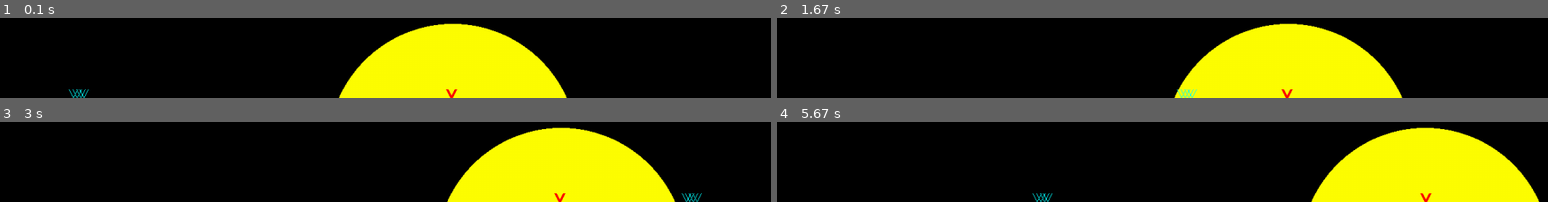
Above: before the commit, frames 1-4 (two rows, left to right).
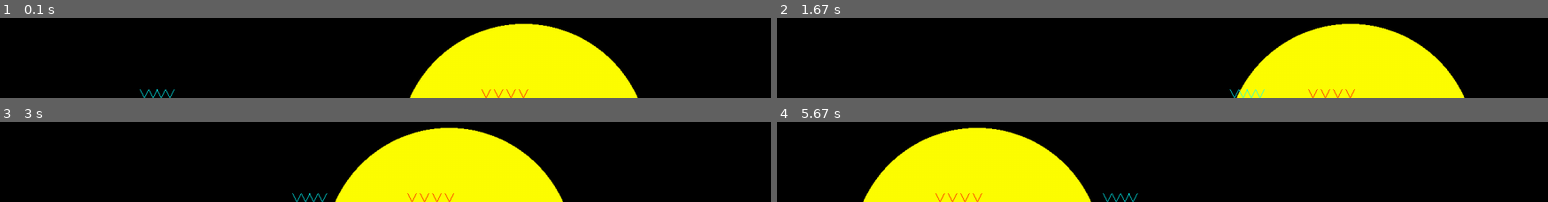
Above: after the commit, the same moments.

Repository: Archanciel/Learning_Pygame
Game: pygame game, started from bouncing_ball_imperfect_collide/bouncing_physics.py
Same seed, same stepped clock (60 frames per second), same inputs: the game is played once before the commit and once after it.
Inputs:
- Up to frame 1 (0.1 s): no input
- Up to frame 2 (1.67 s): no input
- Up to frame 3 (3 s): no input
- Up to frame 4 (5.67 s): no input

The runs differ from the first frame. In frame 1, 18% of the frame differs, in the area x 8-83%, y 6-100%; in frame 2, 15%; in frame 3, 26%; in frame 4, 40%, in the area x 11-99%, y 6-100%.

Commit message:
bouncing physically in progress

Diff:
--- a/bouncing_ball_imperfect_collide/ball_no_sprite_explore.py
+++ b/bouncing_ball_imperfect_collide/ball_no_sprite_explore.py
@@ -7,7 +7,7 @@
 
 class Ball():
 	def __init__(self,
-				 screen,
+				 game,
 				 allBalls,
 				 color,
 				 bouncePointColor,
@@ -17,7 +17,8 @@
 				 speed,
 				 angle=45):
 		super().__init__()
-		self.screen = screen
+		self.game = game
+		self.screen = game.screen
 		self.allBalls = allBalls
 		self.color = color
 		self.bouncePointColor = bouncePointColor
@@ -30,7 +31,7 @@
 		self.ballCenterFloat = self.rect.center
 
 		self.speed = speed
-		self.angleRad = math.radians(angle)
+		self.angleRadian = math.radians(angle)
 
 		# Position related instance variables
 		self.font = pg.font.Font(None, 32)
@@ -59,8 +60,8 @@
 		self.bounceMarkDirection = None
 
 	def update(self):
-		deltaX = self.speed * math.cos(self.angleRad)
-		deltaY = self.speed * math.sin(self.angleRad)
+		deltaX = self.speed * math.cos(self.angleRadian)
+		deltaY = self.speed * math.sin(self.angleRadian)
 
 		# minus deltaY since the y coordinate of screen top is 0 !
 		self.ballCenterFloat = (self.ballCenterFloat[0] + deltaX, self.ballCenterFloat[1] - deltaY)
@@ -69,11 +70,11 @@
 		hit_bounds = False
 
 		if self.rect.right >= self.screen.get_width():
-			self.angleRad = math.pi - self.angleRad
-			if self.angleRad > 2 * math.pi:
-				# if not done, angleRad continue to increase, which corrupts the display of ball
+			self.angleRadian = math.pi - self.angleRadian
+			if self.angleRadian > 2 * math.pi:
+				# if not done, angleRadian continue to increase, which corrupts the display of ball
 				# angle in degree
-				self.angleRad = self.angleRad - (2 * math.pi)
+				self.angleRadian = self.angleRadian - (2 * math.pi)
 			hit_bounds = True
 
 			# storing bounce location coordinates
@@ -82,11 +83,11 @@
 			self.bounceMarkDirection = BOUNCE_ARROW_RIGHT
 
 		if self.rect.left <= 0:
-			self.angleRad = math.pi - self.angleRad
-			if self.angleRad > 2 * math.pi:
-				# if not done, angleRad continue to increase, which corrupts the display of ball
+			self.angleRadian = math.pi - self.angleRadian
+			if self.angleRadian > 2 * math.pi:
+				# if not done, angleRadian continue to increase, which corrupts the display of ball
 				# angle in degree
-				self.angleRad = self.angleRad - (2 * math.pi)
+				self.angleRadian = self.angleRadian - (2 * math.pi)
 			hit_bounds = True
 
 			# storing bounce location coordinates
@@ -95,7 +96,7 @@
 			self.bounceMarkDirection = BOUNCE_ARROW_LEFT
 
 		if self.rect.top <= 0:
-			self.angleRad = -self.angleRad
+			self.angleRadian = -self.angleRadian
 			hit_bounds = True
 
 			# storing bounce location coordinates
@@ -104,7 +105,7 @@
 			self.bounceMarkDirection = BOUNCE_ARROW_TOP
 
 		if self.rect.bottom >= self.screen.get_height():
-			self.angleRad = -self.angleRad
+			self.angleRadian = -self.angleRadian
 			hit_bounds = True
 
 			# storing bounce location coordinates
@@ -114,12 +115,33 @@
 
 		for ball in self.allBalls:
 			if not hit_bounds and not ball is self and self.collideBall(ball):
-				self.angleRad = self.angleRad - math.pi
-				if self.angleRad < (-2 * math.pi):
-					# if not done, angleRad continue to increase, which corrupts the display of ball
+				self.angleRadian = self.computeCollideAngleOpposite()
+				#self.angleRadian = self.computeCollideAnglePhysic2(ball)
+				if self.angleRadian < (-2 * math.pi):
+					# if not done, angleRadian continue to increase, which corrupts the display of ball
 					# angle in degree
-					self.angleRad = self.angleRad + (2 * math.pi)
+					self.angleRadian = self.angleRadian + (2 * math.pi)
+				if PAUSE_ON_COLLIDE:
+					self.game.pause = True
 				break
+
+	def computeCollideAngleOpposite(self):
+		return self.angleRadian - math.pi
+
+	def computeCollideAnglePhysic(self, collideBall):
+		x = collideBall.ballCenterFloat[0] - self.ballCenterFloat[0]
+		y = - collideBall.ballCenterFloat[1] + collideBall.ballCenterFloat[1]
+		tangentAngleRadian = math.acos(x / math.sqrt((x * x) + (y * y)))
+		epsilon = 2 * math.pi - self.angleRadian
+
+		return (2 * tangentAngleRadian) + epsilon
+
+	def computeCollideAnglePhysic2(self, collideBall):
+		x = collideBall.ballCenterFloat[0] - self.ballCenterFloat[0]
+		y = - collideBall.ballCenterFloat[1] + collideBall.ballCenterFloat[1]
+		tangentAngleRadian = math.acos(x / math.sqrt((x * x) + (y * y)))
+
+		return (2 * tangentAngleRadian) - self.angleRadian
 
 	def collideBall(self, ball):
 		xDiff = (self.rect.centerx - ball.rect.centerx)
@@ -237,11 +259,11 @@
 		textLines[0] = 'x: ' + str(xValue) + ' ' + ('+' if ballDirectionMoveRight else '-')
 		textLines[1] = 'y: ' + str(yValue) + ' ' + ('+' if ballDirectionMoveDown else '-')
 
-		if (self.angleRad < 0):
+		if (self.angleRadian < 0):
 			# negative degrees are nonsensical !
-			angleDegree = round(math.degrees(2 * math.pi + self.angleRad))
+			angleDegree = round(math.degrees(2 * math.pi + self.angleRadian))
 		else:
-			angleDegree = round(math.degrees(self.angleRad))
+			angleDegree = round(math.degrees(self.angleRadian))
 
 		textLines[2] = 'angle: ' + str(angleDegree)
 
--- a/bouncing_ball_imperfect_collide/bouncing_physics.py
+++ b/bouncing_ball_imperfect_collide/bouncing_physics.py
@@ -67,17 +67,17 @@
 		if firstBall:
 
 			if os.name == 'posix':
-				ball = Ball(screen=self.screen,
+				ball = Ball(game=self,
 							allBalls=self.allBalls,
 							color=YELLOW,
 							bouncePointColor=RED,
 							radius=200,
 							startX=550,
 							startY=600,
-							speed=1,
+							speed=20,
 							angle=1)
 			else:
-				ball = Ball(screen=self.screen,
+				ball = Ball(game=self,
 							allBalls=self.allBalls,
 							color=YELLOW,
 							bouncePointColor=RED,
@@ -93,17 +93,17 @@
 
 		if secondBall:
 			if os.name == 'posix':
-				ball = Ball(screen=self.screen,
+				ball = Ball(game=self,
 							allBalls=self.allBalls,
 							color=GREEN,
 							bouncePointColor=CYAN,
-							radius=30,
+							radius=120,
 							startX=100,
 							startY=1700,
-							speed=8,
-							angle=45)
+							speed=15,
+							angle=25)
 			else:
-				ball = Ball(screen=self.screen,
+				ball = Ball(game=self,
 							allBalls=self.allBalls,
 							color=GREEN,
 							bouncePointColor=CYAN,
--- a/bouncing_ball_imperfect_collide/settings.py
+++ b/bouncing_ball_imperfect_collide/settings.py
@@ -25,6 +25,7 @@
 MAX_BOUNCE_TRAJECTS = 4
 
 DRAW_BOUNCE_LOCATION = True
+PAUSE_ON_COLLIDE = False
 
 BOUNCE_ARROW_TOP = 2
 BOUNCE_ARROW_RIGHT = 3
